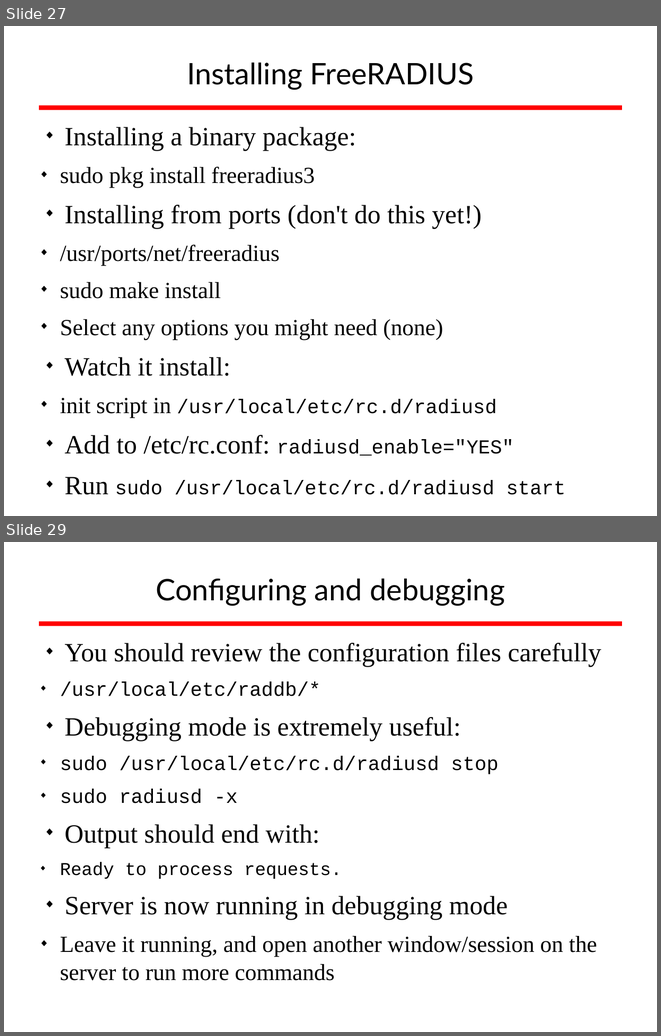
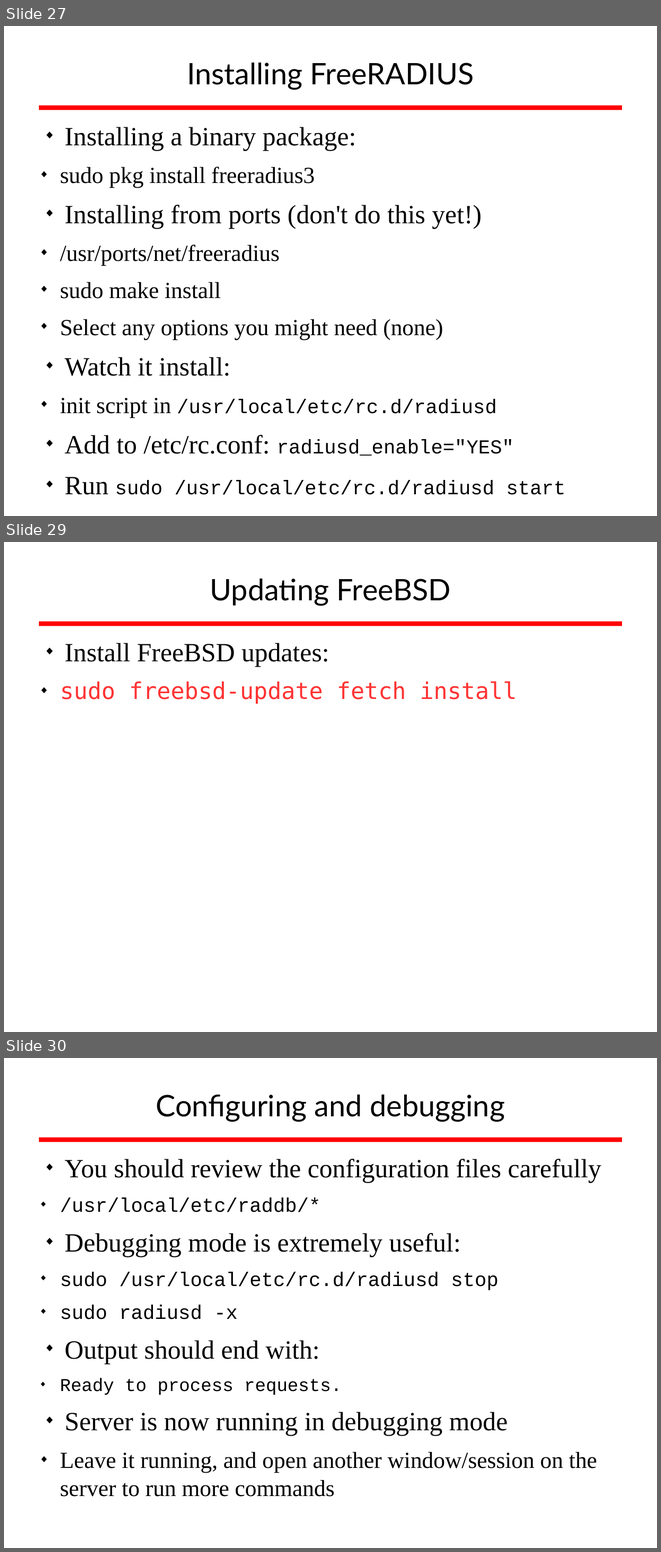
Before and after one commit to afnog/sse, a slide deck: radius/radius_presentation.odp. Shown one above the other, each under a label of ours: slides 27 and 29 before the commit, slides 27, 29 and 30 after it; the slides between them are not shown. The pictures are 661x1036 and 661x1552 pixels, drawn with LibreOffice and Linux fonts; fonts in the diff are those of the drawing; background and template pictures are left out. Boxes give left, top, right and bottom in pixels: in the first picture for what was removed or moved away, otherwise in the second. Text is boxed around its words. In the diff, an @@ line names an element or a change of style, - is before the commit and + after.

Commit message:
/ ‘radius/radius_presentation.odp’

```diff
--- a/radius/radius_presentation.odp
+++ b/radius/radius_presentation.odp
@@ slide 29 added at <box>4,542,657,1032</box>, background #FFFFFF; not listed: 1 template element that a slide beside it also shows @@
@@ title added at <box>210,579,451,606</box>, 36 pt, text #000000 @@
+Updating FreeBSD
@@ text added at <box>60,643,517,704</box>, 28 pt, text #FF3333 @@
+◆ Install FreeBSD updates:
+  ◆ sudo freebsd-update fetch install
@@ what was slide 29 is now slide 30 @@
```
Also in this commit, not shown: 1 slide changed.
